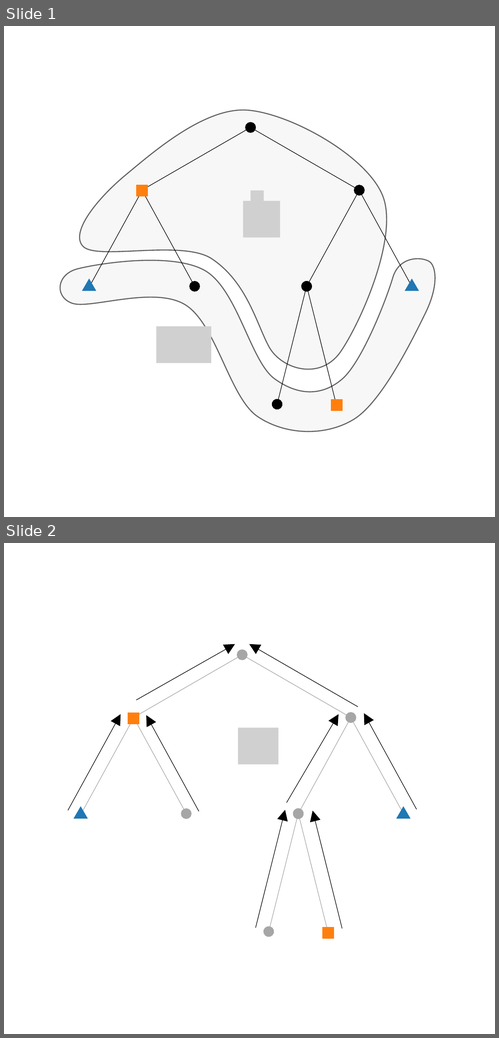
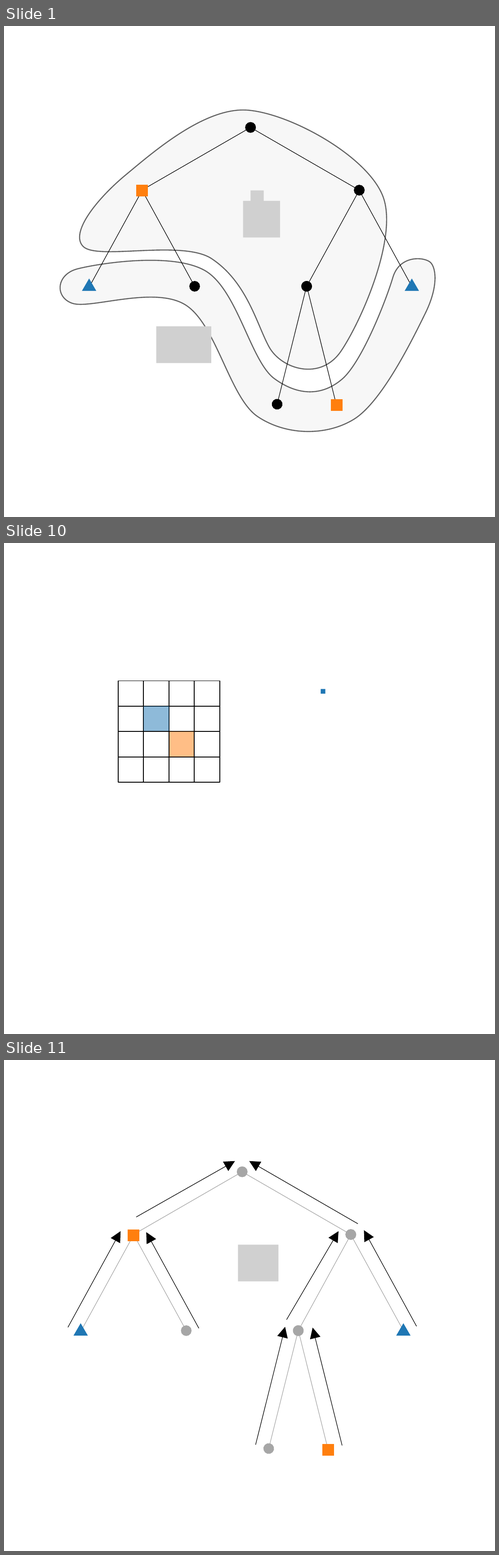
Before and after one commit to eleurent/monte-carlo-graph-search, a slide deck: img/trees.pptx. Shown one above the other, each under a label of ours: slides 1 and 2 before the commit, slides 1, 10 and 11 after it; the slides between them are not shown. The pictures are 499x1038 and 499x1555 pixels, drawn with LibreOffice and Linux fonts; fonts in the diff are those of the drawing; grey boxes stand for pictures. Boxes give left, top, right and bottom in pixels: in the first picture for what was removed or moved away, otherwise in the second. Text is boxed around its words. In the diff, an @@ line names an element or a change of style, - is before the commit and + after.

```diff
--- a/img/trees.pptx
+++ b/img/trees.pptx
@@ slide 10 added at box(4, 543, 495, 1034), background #FFFFFF @@
@@ rectangle added at box(119, 681, 144, 707), outline #000000 0.75 pt @@
@@ rectangle added at box(144, 681, 169, 707), outline #000000 0.75 pt @@
@@ rectangle added at box(169, 681, 195, 707), outline #000000 0.75 pt @@
@@ rectangle added at box(194, 681, 220, 707), outline #000000 0.75 pt @@
@@ rectangle added at box(321, 689, 325, 694), fill #1F77B4 @@
@@ rectangle added at box(119, 706, 144, 732), outline #000000 0.75 pt @@
@@ rectangle added at box(144, 706, 169, 732), fill #1F77B4 at 50% opacity @@
@@ rectangle added at box(169, 706, 195, 732), outline #000000 0.75 pt @@
@@ rectangle added at box(194, 706, 220, 732), outline #000000 0.75 pt @@
@@ rectangle added at box(119, 732, 144, 758), outline #000000 0.75 pt @@
@@ rectangle added at box(144, 732, 169, 758), outline #000000 0.75 pt @@
@@ rectangle added at box(169, 732, 195, 758), fill #FF7F0E at 50% opacity @@
@@ rectangle added at box(194, 732, 220, 758), outline #000000 0.75 pt @@
@@ rectangle added at box(119, 757, 144, 782), outline #000000 0.75 pt @@
@@ rectangle added at box(144, 757, 169, 782), outline #000000 0.75 pt @@
@@ rectangle added at box(169, 757, 195, 782), outline #000000 0.75 pt @@
@@ rectangle added at box(194, 757, 220, 782), outline #000000 0.75 pt @@
@@ what was slide 2 is now slide 11 @@
```
Also in this commit, not shown: 8 other slides added, 30 other files.
